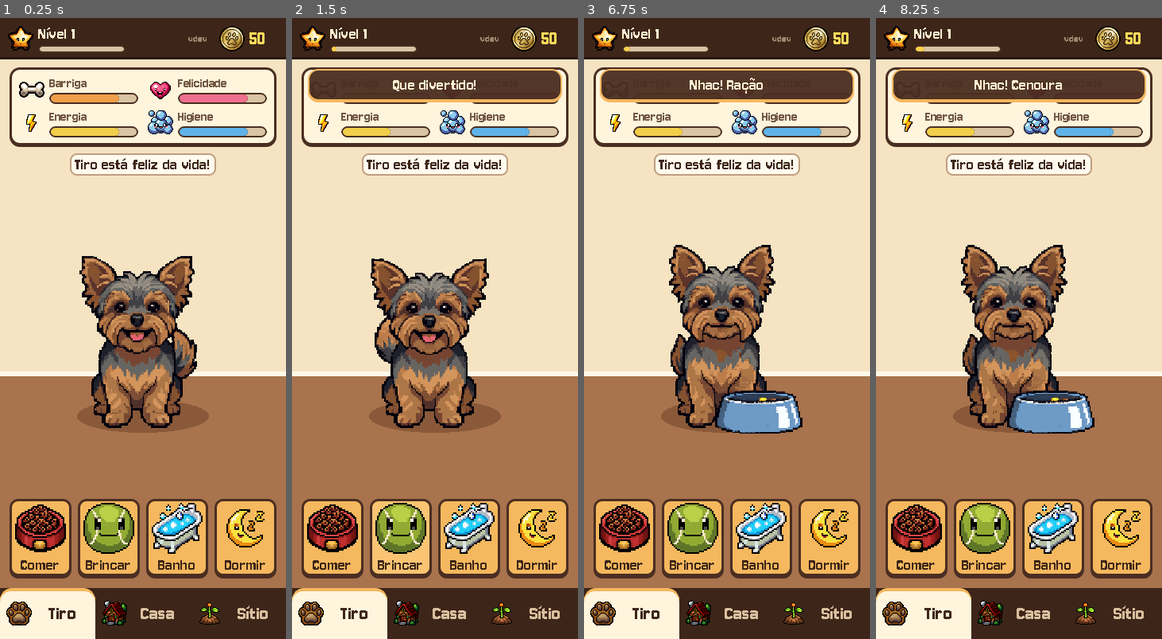
Above: before the commit, frames 1-4 (left to right).
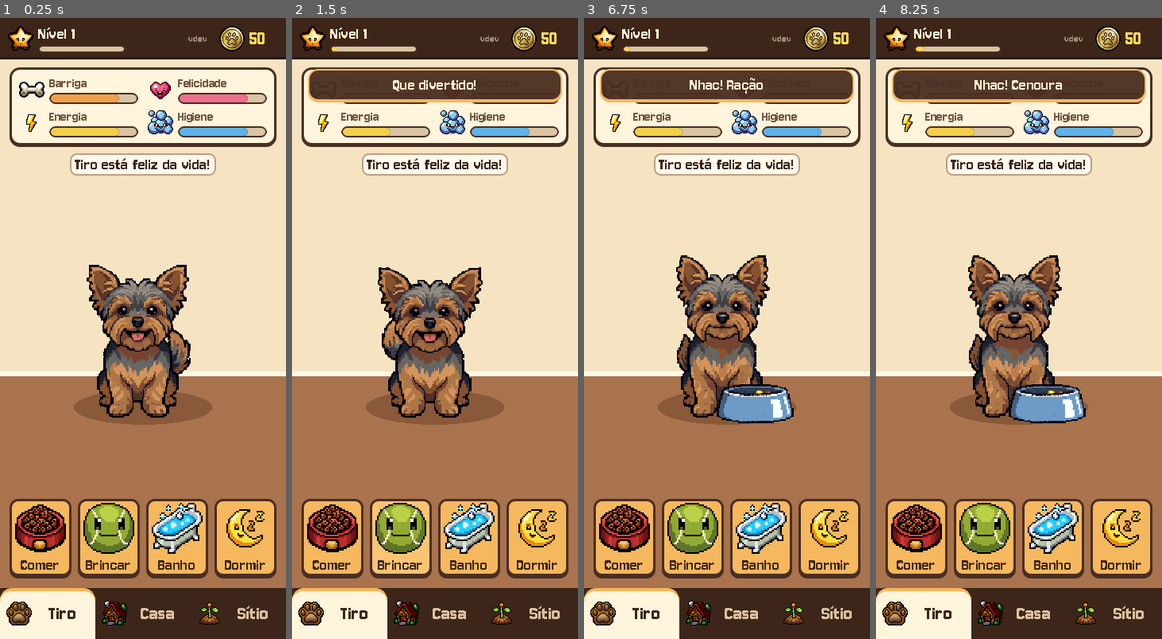
Above: after the commit, the same moments.

Repository: Vitorawi/tiro-adventure
Game: Godot game, scene res://scenes/main/main.tscn
Two runs of this game, one before a commit and one after it. Both use one fixed random seed, a clock stepped at 60 frames per second and the inputs below.
Inputs (mouse positions are in pixels of both pictures, inside the frame that each line leads up to):
- Up to frame 1 (0.25 s): no input
- Up to frame 2 (1.5 s): click (400, 539) at 0.5 s; click (400, 539) at 1.25 s
- Up to frame 3 (6.75 s): click (624, 539) at 2 s; click (761, 539) at 2.75 s; click (829, 539) at 3.5 s; click "Tiro" at 4.25 s; click "Casa" at 5 s; click "Sítio" at 5.75 s; click "Dar" at 6.5 s
- Up to frame 4 (8.25 s): click (916, 539) at 7.25 s; click "Dar" at 8 s

The runs differ from the first frame. In frame 1, 6.5% of the frame differs, in the area x 25-75%, y 38-67%; in frame 2, 6.3%; in frame 3, 6.9%, in the area x 25-77%, y 36-67%; in frame 4, 6.9%.

Commit message:
Carinho com o dedo (cabeça/barriga/patas), rolar de barriga e mais 11 animações do Tiro
Co-Authored-By: Claude Sonnet 5.5 <noreply@anthropic.com>

Diff:
--- a/game/scenes/ui/pet_screen/pet_screen.gd
+++ b/game/scenes/ui/pet_screen/pet_screen.gd
@@ -10,12 +10,18 @@
 	"hygiene": "Preciso de um banho!",
 }
 
+## Pixels de arrasto para cada "passada" de carinho; e intervalo mínimo entre recompensas (s).
+const STROKE_STEP := 28.0
+const PET_REWARD_EVERY := 1.2
+
 const LOW_COLOR := Color(0.85, 0.27, 0.22)
 
 var _bars: Dictionary = {}  # need_id -> ProgressBar
 var _sleep_icon: TextureRect
 var _sleep_text: Label
 var _animator: PetAnimator
+var _stroke_distance := 0.0
+var _last_pet_reward := -10.0
 
 @onready var _needs_grid: GridContainer = %NeedsGrid
 @onready var _mood_label: Label = %MoodLabel
@@ -98,6 +104,7 @@
 	_sleep_icon.texture = UiKit.ui_icon("action_wake" if dog.sleeping else "action_sleep")
 	_dog_sprite.modulate = Color(0.75, 0.75, 0.9) if dog.sleeping else Color.WHITE
 	_animator.set_sleeping(dog.sleeping)
+	_animator.set_sad(dog.get_need(dog.lowest_need(now), now) < MOOD_LOW)
 
 	if dog.sleeping:
 		_mood_label.text = "Zzz... %s está dormindo" % dog.name
@@ -125,15 +132,34 @@
 		Events.toast_requested.emit("Tiro está cansado demais para brincar.")
 
 
+## Toque ou arrastar o dedo no Tiro = carinho. A zona (cabeça, barriga, patas) vem de onde o dedo está.
 func _on_dog_input(event: InputEvent) -> void:
+	var motion := event as InputEventMouseMotion
 	var button := event as InputEventMouseButton
-	if button == null or not button.pressed or button.button_index != MOUSE_BUTTON_LEFT:
+	var pressing := button != null and button.pressed and button.button_index == MOUSE_BUTTON_LEFT
+	var dragging := motion != null and (motion.button_mask & MOUSE_BUTTON_MASK_LEFT) != 0
+	if not pressing and not dragging:
 		return
 	if GameState.dog.sleeping:
-		Events.toast_requested.emit("Shh... ele está dormindo.")
+		if pressing:
+			Events.toast_requested.emit("Shh... ele está dormindo.")
 		return
-	GameState.pet()
-	_float_text("+carinho", button.global_position)
+	var local := (button.position if pressing else motion.position) as Vector2
+	var seconds := 0.5  # um toque conta como meio segundo de carinho
+	if dragging:
+		_stroke_distance += motion.relative.length()
+		if _stroke_distance < STROKE_STEP:
+			return
+		_stroke_distance = 0.0
+		seconds = 0.2
+	var y := local.y / maxf(_dog_sprite.size.y, 1.0)
+	var zone := &"head" if y < 0.5 else (&"belly" if y < 0.76 else &"paw")
+	_animator.stroke(zone, seconds)
+	var now := Time.get_ticks_msec() / 1000.0
+	if now - _last_pet_reward >= PET_REWARD_EVERY:
+		_last_pet_reward = now
+		GameState.pet()
+		_float_text("+carinho", _dog_sprite.get_global_transform() * local)
 
 
 func _float_text(text: String, at: Vector2) -> void:
--- a/game/scenes/ui/pet_screen/pet_screen.tscn
+++ b/game/scenes/ui/pet_screen/pet_screen.tscn
@@ -91,7 +91,7 @@
 
 [node name="DogSprite" type="TextureRect" parent="Margin/VBox/DogArea"]
 unique_name_in_owner = true
-custom_minimum_size = Vector2(320, 320)
+custom_minimum_size = Vector2(336, 284)
 layout_mode = 2
 texture = ExtResource("2_tiro")
 expand_mode = 1
--- a/game/scripts/ui/pet_animator.gd
+++ b/game/scripts/ui/pet_animator.gd
@@ -1,27 +1,36 @@
 class_name PetAnimator
 extends Node
 ## Toca as animações do Tiro detalhado (Tela do Pet) num TextureRect.
-## Fica em "respirar" parado, sorteia travessuras de vez em quando
-## (coçar, bocejar, farejar...) e reage às ações do jogador e ao sono.
+## Fica em "respirar" parado, sorteia travessuras de vez em quando, reage às ações
+## do jogador, ao sono e ao carinho com o dedo (cabeça, barriga ou patinhas).
+## Às vezes ele rola de barriga para cima para ganhar carinho na barriga.
 
 const DIR := "res://assets/sprites/characters/tiro_pet/"
 const IDLE := &"idle_breathe"
 const SLEEP := &"sleep"
+const ROLL := &"roll_over"
 ## Quadros por segundo de cada animação.
 const FPS := {
 	&"idle_breathe": 6.0, &"head_tilt": 7.0, &"scratch": 8.0, &"yawn": 6.0, &"sniff": 7.0,
 	&"stretch": 7.0, &"bark": 8.0, &"eat": 8.0, &"happy_jump": 9.0, &"shake_off": 10.0,
-	&"sleep": 5.0,
+	&"sleep": 5.0, &"look_around": 7.0, &"chase_tail": 9.0, &"lick_paw": 7.0,
+	&"give_paw": 7.0, &"wag_excited": 9.0, &"sad": 6.0, &"roll_over": 11.0,
+	&"pet_head": 8.0, &"pet_paw": 9.0, &"belly_rub": 9.0, &"belly_kick": 10.0,
 }
 ## Travessuras sorteadas quando ele está parado (peso maior = mais comum).
 const FIDGETS := {
 	&"head_tilt": 3, &"scratch": 2, &"yawn": 2, &"sniff": 3, &"stretch": 1, &"bark": 1,
+	&"look_around": 3, &"chase_tail": 1, &"lick_paw": 2, &"give_paw": 1, &"wag_excited": 1,
 }
 ## Ação do jogador -> [animação, repetições].
 const REACTIONS := {
 	&"feed": [&"eat", 3], &"play": [&"happy_jump", 3], &"bathe": [&"shake_off", 3],
-	&"pet": [&"happy_jump", 1],
+	&"pet": [&"wag_excited", 1],
 }
+## Quanto carinho (segundos de dedo na barriga/cabeça) até ele rolar de barriga.
+const ROLL_AFTER := 1.6
+## Segundos de barriga para cima sem carinho até ele levantar.
+const BELLY_IDLE := 4.0
 
 var _target: TextureRect
 var _frames: Dictionary = {}  # nome -> Array[Texture2D]
@@ -29,8 +38,15 @@
 var _frame := 0
 var _clock := 0.0
 var _loops_left := 0
+var _reverse := false
+var _next: StringName = &""
 var _fidget_in := 5.0
 var _sleeping := false
+var _sad := false
+var _belly_up := false
+var _belly_timer := 0.0
+var _stroke_time := 0.0  # carinho acumulado (sentado) para decidir rolar
+var _stroke_age := 0.0   # tempo desde o último carinho
 
 
 func setup(target: TextureRect) -> void:
@@ -54,30 +70,74 @@
 	if value == _sleeping:
 		return
 	_sleeping = value
+	_belly_up = false
+	_next = &""
 	_play(SLEEP if value else IDLE, 1)
 	if not value:
 		_fidget_in = 3.0
 
 
+## Triste (necessidade baixa): as travessuras passam a ser carinhas tristes.
+func set_sad(value: bool) -> void:
+	_sad = value
+
+
 func react(action: StringName) -> void:
-	if _sleeping or not REACTIONS.has(action):
-		return
+	if _sleeping or _belly_up or not REACTIONS.has(action):
+		return
+	if action == &"pet" and _clip != IDLE:
+		return  # o carinho com o dedo já está animando
 	var info: Array = REACTIONS[action]
 	_play(info[0], info[1])
 
 
-## Toca `clip` `loops` vezes e depois volta ao descanso (ou segura o último quadro no sono).
-func _play(clip: StringName, loops: int) -> void:
+## Carinho com o dedo. `zone`: &"head", &"belly" ou &"paw"; `seconds` = tempo desde o último aviso.
+func stroke(zone: StringName, seconds: float) -> void:
+	if _sleeping:
+		return
+	_stroke_age = 0.0
+	if _belly_up:
+		_belly_timer = BELLY_IDLE
+		return
+	if _clip == ROLL or _clip == &"eat" or _clip == &"shake_off":
+		return
+	_stroke_time += seconds
+	var wants_roll := zone == &"belly" and _stroke_time > ROLL_AFTER * 0.5
+	wants_roll = wants_roll or (zone == &"head" and _stroke_time > ROLL_AFTER * 3.0 and randf() < 0.5)
+	if wants_roll:
+		_stroke_time = 0.0
+		_next = &"belly_rub"
+		_play(ROLL, 1)
+		return
+	var clip: StringName = {&"head": &"pet_head", &"belly": &"wag_excited", &"paw": &"pet_paw"}.get(zone, IDLE)
+	if _clip == clip:
+		_loops_left = maxi(_loops_left, 1)  # continua enquanto houver carinho
+	else:
+		_play(clip, 1)
+
+
+## Toca `clip` `loops` vezes e depois volta ao descanso (ou segue para `_next`).
+func _play(clip: StringName, loops: int, reverse := false) -> void:
 	_clip = clip
 	_frame = 0
 	_clock = 0.0
 	_loops_left = loops
+	_reverse = reverse
 	_show()
 
 
 func _process(delta: float) -> void:
 	if _target == null:
 		return
+	_stroke_age += delta
+	if _stroke_age > 2.0:
+		_stroke_time = 0.0
+	if _belly_up:
+		_belly_timer -= delta
+		if _belly_timer <= 0.0 and _clip != ROLL:
+			_belly_up = false
+			_play(ROLL, 1, true)  # levanta (rola de volta)
+			return
 	var list: Array = _frames[_clip]
 	var resting := _clip == IDLE
 	if resting and not _sleeping:
@@ -100,14 +160,32 @@
 			if _clip == SLEEP:
 				_frame = list.size() - 1
 				break
+			if _belly_up and _clip != ROLL:
+				_play(&"belly_kick" if _clip == &"belly_rub" and randf() < 0.5 else &"belly_rub", 1)
+				return
 			_loops_left -= 1
 			if _loops_left <= 0:
-				_play(IDLE, 1)
+				_finish_clip()
 				return
 	_show()
 
 
+func _finish_clip() -> void:
+	if _next != &"":
+		var clip := _next
+		_next = &""
+		if clip == &"belly_rub":
+			_belly_up = true
+			_belly_timer = BELLY_IDLE
+		_play(clip, 1)
+		return
+	_play(IDLE, 1)
+	_fidget_in = randf_range(2.0, 5.0)
+
+
 func _pick_fidget() -> StringName:
+	if _sad and randf() < 0.6:
+		return &"sad"
 	var total := 0
 	for clip: StringName in FIDGETS:
 		total += FIDGETS[clip]
@@ -121,5 +199,7 @@
 
 func _show() -> void:
 	var list: Array = _frames[_clip]
-	if not list.is_empty():
-		_target.texture = list[mini(_frame, list.size() - 1)]
+	if list.is_empty():
+		return
+	var index := mini(_frame, list.size() - 1)
+	_target.texture = list[list.size() - 1 - index if _reverse else index]
Binary file changed: game/assets/sprites/characters/tiro_pet/bark/frame_00.png
Binary file changed: game/assets/sprites/characters/tiro_pet/bark/frame_01.png
Binary file changed: game/assets/sprites/characters/tiro_pet/bark/frame_02.png
Binary file changed: game/assets/sprites/characters/tiro_pet/bark/frame_03.png
Binary file changed: game/assets/sprites/characters/tiro_pet/bark/frame_04.png
Binary file changed: game/assets/sprites/characters/tiro_pet/bark/frame_05.png
Binary file changed: game/assets/sprites/characters/tiro_pet/bark/frame_06.png
Binary file changed: game/assets/sprites/characters/tiro_pet/bark/frame_07.png
Binary file changed: game/assets/sprites/characters/tiro_pet/bark/frame_08.png
Binary file added: game/assets/sprites/characters/tiro_pet/belly_kick/frame_00.png
Not shown, added: game/assets/sprites/characters/tiro_pet/belly_kick/frame_00.png.import
Binary file added: game/assets/sprites/characters/tiro_pet/belly_kick/frame_01.png
(and 310 more such lines)
